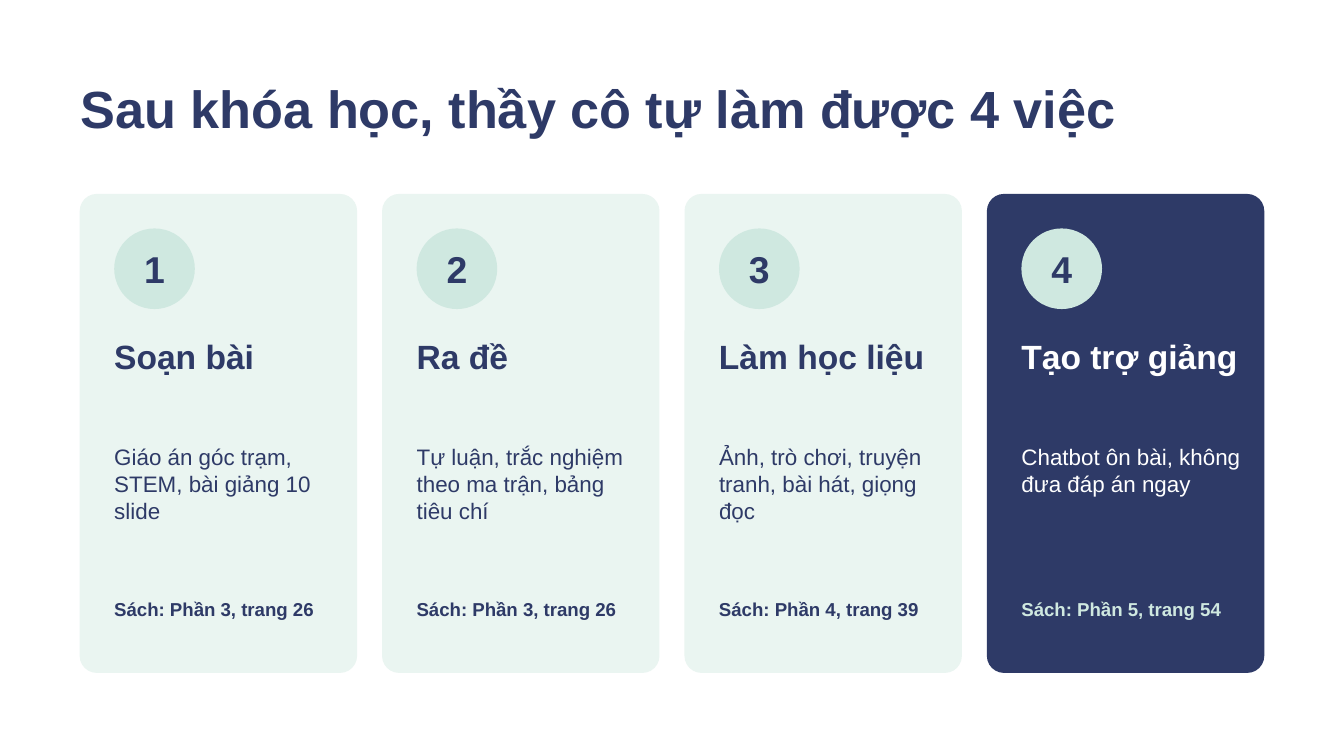
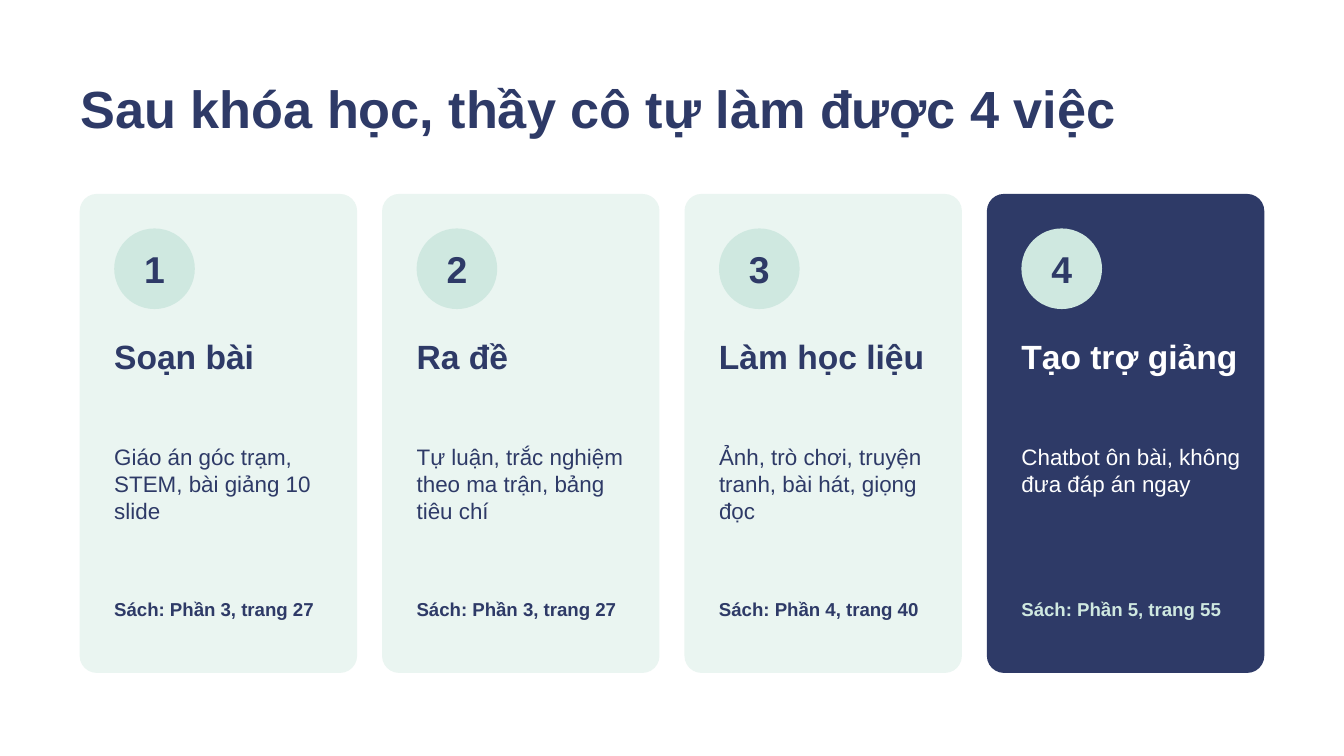
Before and after one commit to johnneinadlerr0353-bot/sachhuongdan, a slide deck: slide 2 of BO-TAI-LIEU-GUI-KHACH/04-Slide-tap-huan.pptx. Drawn at 1344x756 pixels with LibreOffice and Linux fonts; fonts in the diff are those of the drawing. Boxes give left, top, right and bottom in pixels: in the first picture for what was removed or moved away, otherwise in the second. Text is boxed around its words. In the diff, an @@ line names an element or a change of style, - is before the commit and + after.

```diff
--- a/BO-TAI-LIEU-GUI-KHACH/04-Slide-tap-huan.pptx
+++ b/BO-TAI-LIEU-GUI-KHACH/04-Slide-tap-huan.pptx
@@ text at [114, 602, 314, 620]: text changed @@
-Sách: Phần 3, trang 26
+Sách: Phần 3, trang 27
@@ text at [417, 602, 616, 620]: text changed @@
-Sách: Phần 3, trang 26
+Sách: Phần 3, trang 27
@@ text at [719, 602, 919, 620]: text changed @@
-Sách: Phần 4, trang 39
+Sách: Phần 4, trang 40
@@ text at [1021, 602, 1221, 620]: text changed @@
-Sách: Phần 5, trang 54
+Sách: Phần 5, trang 55
```
Also in this commit, not shown: 22 other slides changed, 28 other files.
